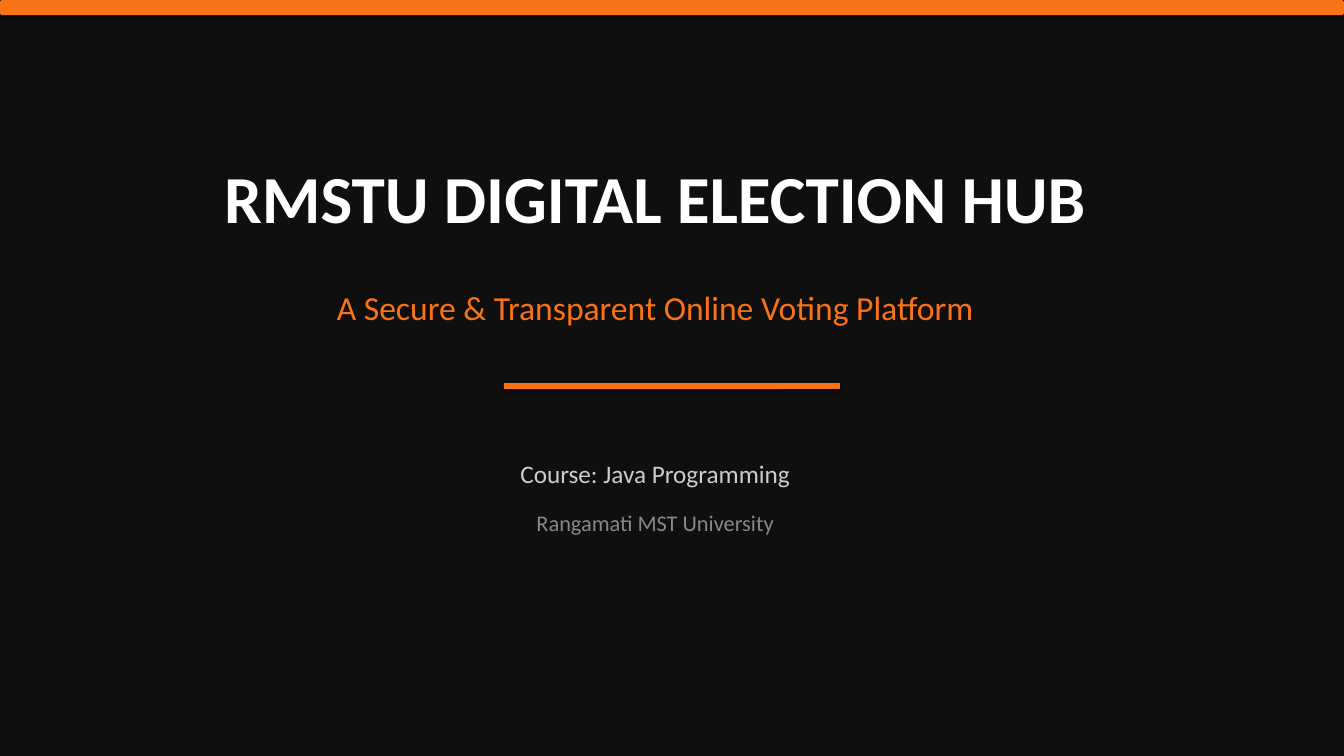
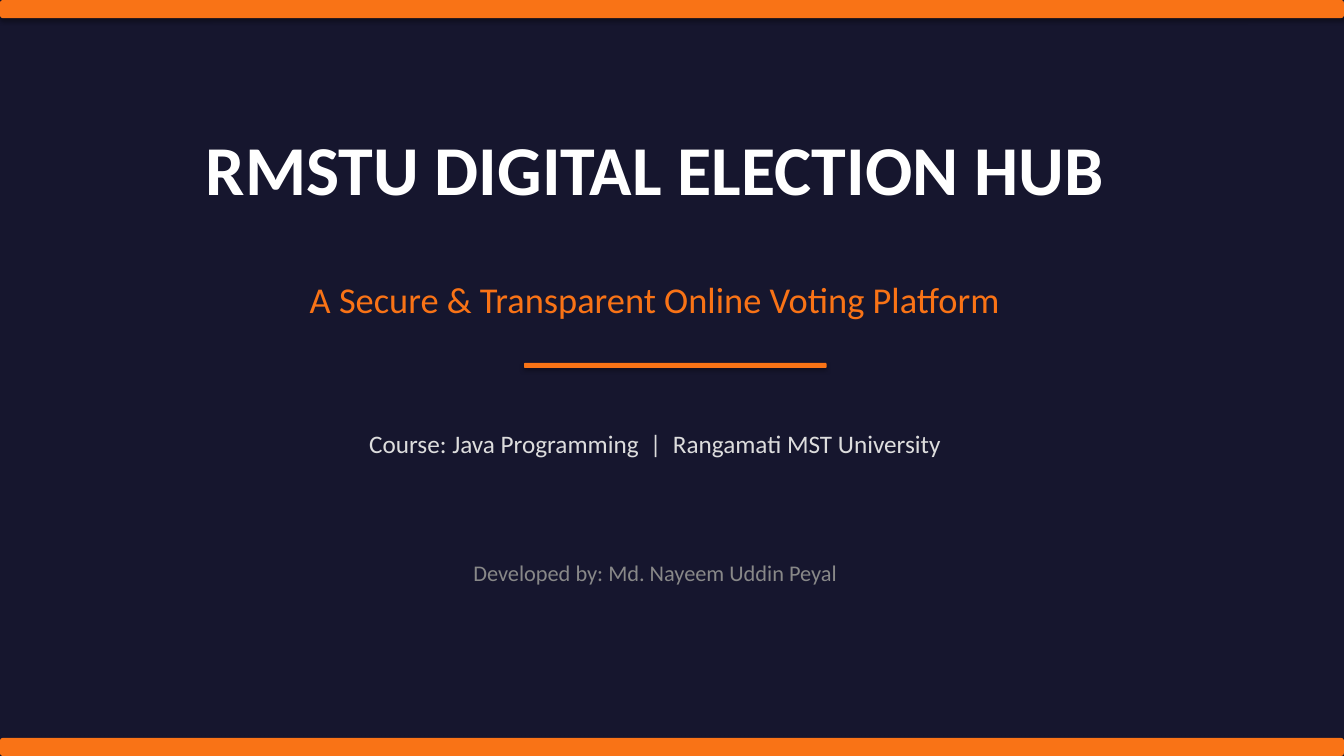
Before and after one commit to nayeemuddin0351/University-Digital-Election-Hub, a slide deck: slide 1 of RMSTU_Election_Presentation.pptx. Drawn at 1344x756 pixels with LibreOffice and Linux fonts; fonts in the diff are those of the drawing. Boxes give left, top, right and bottom in pixels: in the first picture for what was removed or moved away, otherwise in the second. Text is boxed around its words. In the diff, an @@ line names an element or a change of style, - is before the commit and + after.

Commit message:
Update presentation: 14 slides with screenshots, Java code, OOP examples

```diff
--- a/RMSTU_Election_Presentation.pptx
+++ b/RMSTU_Election_Presentation.pptx
@@ background #0F0F0F to #16162E @@
@@ text "RMSTU DIGITAL ELECTION HUB": place and size @@
-text "RMSTU DIGITAL ELECTION HUB" at [224,179,1086,224]
+text "RMSTU DIGITAL ELECTION HUB" at [206,149,1103,196]
@@ text "RMSTU DIGITAL ELECTION HUB" at [206,149,1103,196]: size 48 to 50 pt @@
@@ text "A Secure & Transparent Online ...": place and size @@
-text "A Secure & Transparent Online ..." at [337,296,973,326]
+text "A Secure & Transparent Online ..." at [310,287,1000,320]
@@ text "A Secure & Transparent Online ..." at [310,287,1000,320]: size 24 to 26 pt @@
@@ rounded rectangle: place and size @@
-rounded rectangle at [504,383,840,389]
+rounded rectangle at [524,363,827,368]
@@ text at [369,435,941,458]: text changed; size 16 to 18 pt; text colour #888888 to #DDDDDD @@
-Rangamati MST University
+Course: Java Programming | Rangamati MST University
@@ text removed at [520,465,790,488] @@
-Course: Java Programming
@@ text added at [473,565,837,585], 16 pt, text #888888 @@
+Developed by: Md. Nayeem Uddin Peyal
@@ rounded rectangle added at [0,738,1344,756], fill #F97316 @@
```
Also in this commit, not shown: 8 other slides changed, 5 slides added, 3 slides removed.
